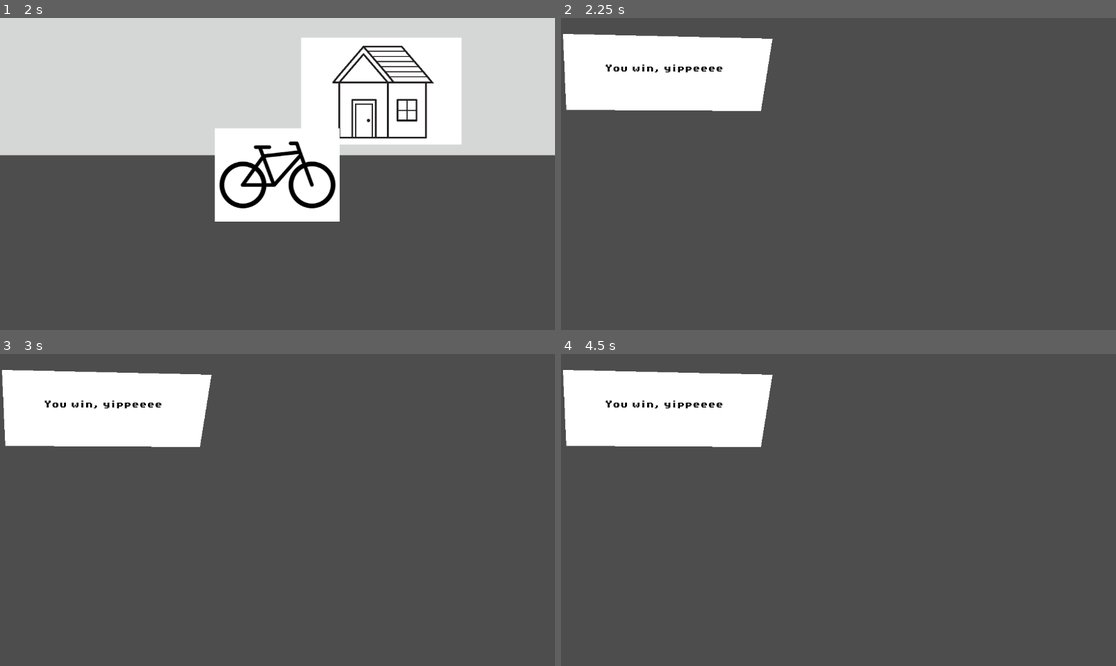
Above: before the commit, frames 1-4 (two rows, left to right).
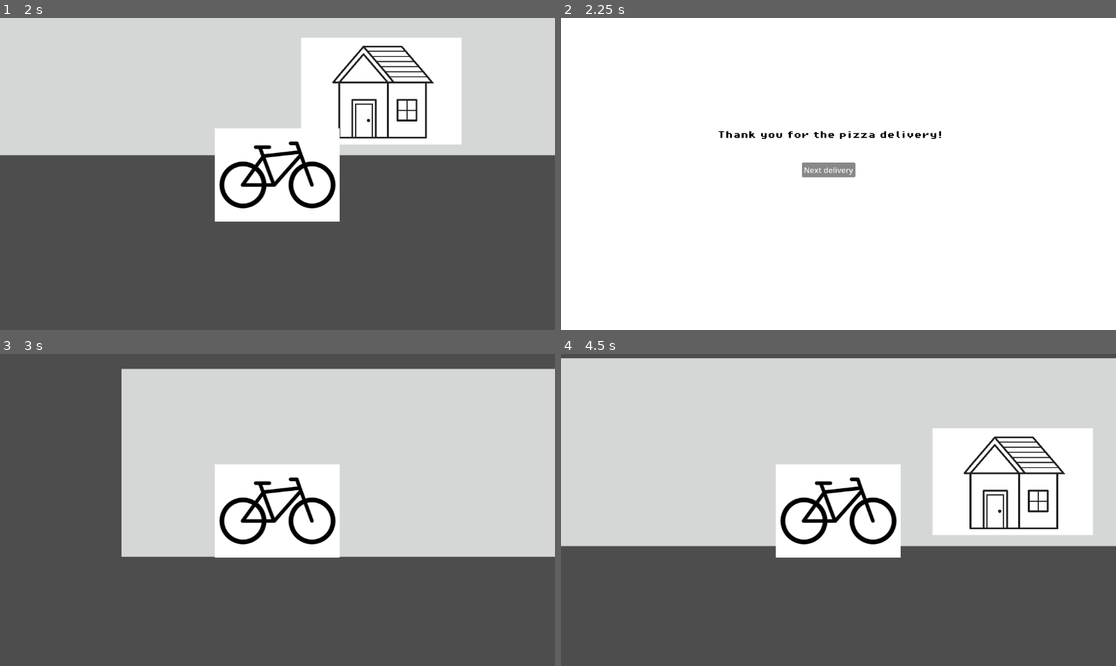
Above: after the commit, the same moments.

Repository: andreaTheCoder/brackeysgamejam
Game: Godot game, scene res://scenes/game.tscn
Two runs of this game, one before a commit and one after it. Both use one fixed random seed, a clock stepped at 60 frames per second and the inputs below.
Inputs (mouse positions are in pixels of both pictures, inside the frame that each line leads up to):
- Up to frame 1 (2 s): tap Enter at 0.5 s; hold Right (forward) 0.53-1.28 s; hold Shift (deliver) 0.53-1.28 s; hold Down (down) from 1.28 s (still down); tap Shift (deliver) at 1.35 s
- Up to frame 2 (2.25 s): release Down (down) at 2.03 s; hold Right (forward) from 2.03 s (still down); hold Shift (deliver) from 2.03 s (still down)
- Up to frame 3 (3 s): release Right (forward) at 2.75 s; release Shift (deliver) at 2.75 s; click (266, 506) at 2.75 s, where only the run after the commit has a clickable "Next delivery"
- Up to frame 4 (4.5 s): tap R (reset) at 3.5 s; hold Right (forward) 3.53-4.28 s; tap Shift (deliver) at 3.6 s; hold Down (down) from 4.28 s (still down); hold Shift (deliver) from 4.28 s (still down)

Frame 1 is identical in both runs. In frame 2, 92% of the frame differs, in the area x 0-100%, y 0-100%; in frame 3, 52%; in frame 4, 61%.

Commit message:
end screen button
added button on end screen that resets game

Diff:
--- a/scenes/end_screen.tscn
+++ b/scenes/end_screen.tscn
@@ -1,17 +1,21 @@
-[gd_scene load_steps=2 format=3 uid="uid://y1d65tlnxh7k"]
+[gd_scene load_steps=3 format=3 uid="uid://gvfjfia6b020"]
 
+[ext_resource type="Script" uid="uid://bpbn0bg6d3e1q" path="res://scripts/end_screen.gd" id="1_6e1uj"]
 [ext_resource type="FontFile" uid="uid://cly85sjrqbosg" path="res://assets/brackeys_platformer_assets 2/fonts/PixelOperator8-Bold.ttf" id="1_kq7ac"]
 
-[node name="Node2D" type="Node2D"]
+[node name="end_screen" type="Node2D"]
+script = ExtResource("1_6e1uj")
 
 [node name="Polygon2D" type="Polygon2D" parent="."]
-polygon = PackedVector2Array(4, 33, 439, 43, 415, 193, 11, 191)
+position = Vector2(-6, -168)
+scale = Vector2(1.70314, 2.50533)
+polygon = PackedVector2Array(-52, 25.7255, 743, 25.098, 738, 355.137, -49, 356.392)
 
 [node name="Label" type="Label" parent="."]
-offset_left = 91.0
-offset_top = 97.0
-offset_right = 337.0
-offset_bottom = 120.0
+offset_left = 325.0
+offset_top = 235.0
+offset_right = 811.0
+offset_bottom = 258.0
 theme_override_colors/font_color = Color(0, 0, 0, 1)
 theme_override_fonts/font = ExtResource("1_kq7ac")
-text = "You win, yippeeee"
+text = "Thank you for the pizza delivery!"
--- /dev/null
+++ b/scripts/end_screen.gd
@@ -0,0 +1,17 @@
+extends Node2D
+
+const GAME = preload("res://scenes/game.tscn")
+var game_scene:PackedScene = load("res://scenes/game.tscn")
+
+
+# Called when the node enters the scene tree for the first time.
+func _ready() -> void:
+	var button = Button.new()
+	button.set_position(Vector2(500, 300))
+	button.text = "Next delivery"
+	button.pressed.connect(_button_pressed)
+	add_child(button)
+
+func _button_pressed():
+	print("Hello world!")
+	get_tree().change_scene_to_packed(game_scene)
Not shown, added: scripts/end_screen.gd.uid
